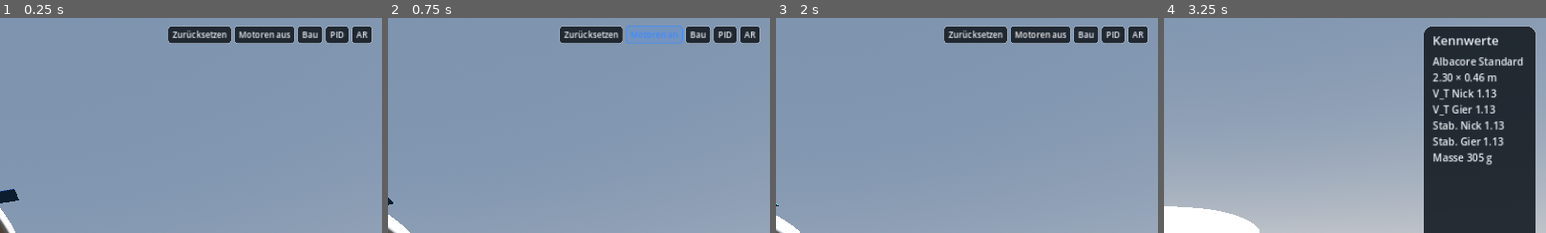
Above: before the commit, frames 1-4 (left to right).
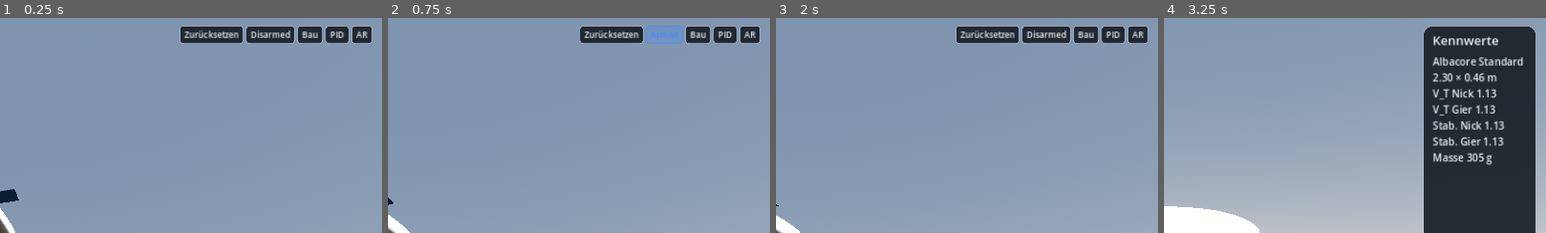
Above: after the commit, the same moments.

Repository: DerFink/AR-Airship-Regatta
Game: Godot game, scene res://main.tscn
Two runs of this game, one before a commit and one after it. Both use one fixed random seed, a clock stepped at 60 frames per second and the inputs below.
Inputs:
- Up to frame 1 (0.25 s): no input
- Up to frame 2 (0.75 s): click "Motoren aus" (after the commit: "Disarmed") at 0.5 s
- Up to frame 3 (2 s): click "Motoren an" (after the commit: "Armed") at 1.25 s
- Up to frame 4 (3.25 s): click "Zurücksetzen" at 2 s; click "Bau" at 2.75 s
The pictures show only the part of the screen within x 50-100%, y 0-50%; the shares and areas given below are measured in that part.

The runs differ from the first frame. In frame 1, 1.0% of the frame differs, in the area x 44-76%, y 3-12%; in frame 2, 1.2%, in the area x 45-76%, y 3-12%; in frame 3, 1.0%; in frame 4, nothing differs.

Commit message:
0.3.5: Arm-Schalter mit FPV-Begriffen (Disarmed/Armed)
Co-Authored-By: Claude Opus 5.5 <noreply@anthropic.com>
Claude-Session: https://claude.ai/code/session_01Xgsk6p1jBUDNUGARxk5h6Q

Diff:
--- a/ui/flight_hud.gd
+++ b/ui/flight_hud.gd
@@ -1,3 +1,4 @@
+# 2026-10-27 13:03 – Motor-Schalter heißt jetzt wie bei FPV-Drohnen: „Disarmed“ / „Armed“
 # 2026-10-27 12:55 – Knopf „Zurücksetzen“ oben rechts (vor „Motoren“)
 # 2026-10-27 12:24 – Eigene Layout-Funktion: Telemetrie, Menüs, Knüppel und Hinweis werden aus der Bildschirmgröße platziert (Knüppel lagen sonst außerhalb des Bildes)
 # 2026-10-27 12:22 – Fix: Vollbild-Anker mit set_anchors_and_offsets_preset (vorher blieb die Fläche 0 px groß → Knüppel und Menüs landeten oben links)
@@ -61,7 +62,7 @@
 	_tr = UITheme.make_hbox("xs")
 	var tr := _tr
 	add_child(tr)
-	_btn_arm = UITheme.make_pill("Motoren aus", true)
+	_btn_arm = UITheme.make_pill("Disarmed", true)
 	_btn_arm.toggle_mode = true
 	_btn_arm.toggled.connect(_on_arm_toggled)
 	var b_reset := UITheme.make_pill("Zurücksetzen", true)
@@ -135,7 +136,7 @@
 func _on_arm_toggled(on: bool) -> void:
 	if fc:
 		fc.armed = on
-	_btn_arm.text = "Motoren an" if on else "Motoren aus"
+	_btn_arm.text = "Armed" if on else "Disarmed"
 
 
 func _process(dt: float) -> void:
@@ -145,7 +146,7 @@
 		# Failsafe kann von außen entwaffnen (App im Hintergrund) → Schalter nachziehen
 		if _btn_arm.button_pressed != fc.armed:
 			_btn_arm.set_pressed_no_signal(fc.armed)
-			_btn_arm.text = "Motoren an" if fc.armed else "Motoren aus"
+			_btn_arm.text = "Armed" if fc.armed else "Disarmed"
 		_pill_mode.text = "FC: Mode %d" % (int(fc.mode) + 1)
 	if ship:
 		_pill_speed.text = ("%.1f km/h" % (ship.airspeed * 3.6)).replace(".", ",")
Not shown, changed: export_presets.cfg
Not shown, changed: README.md
